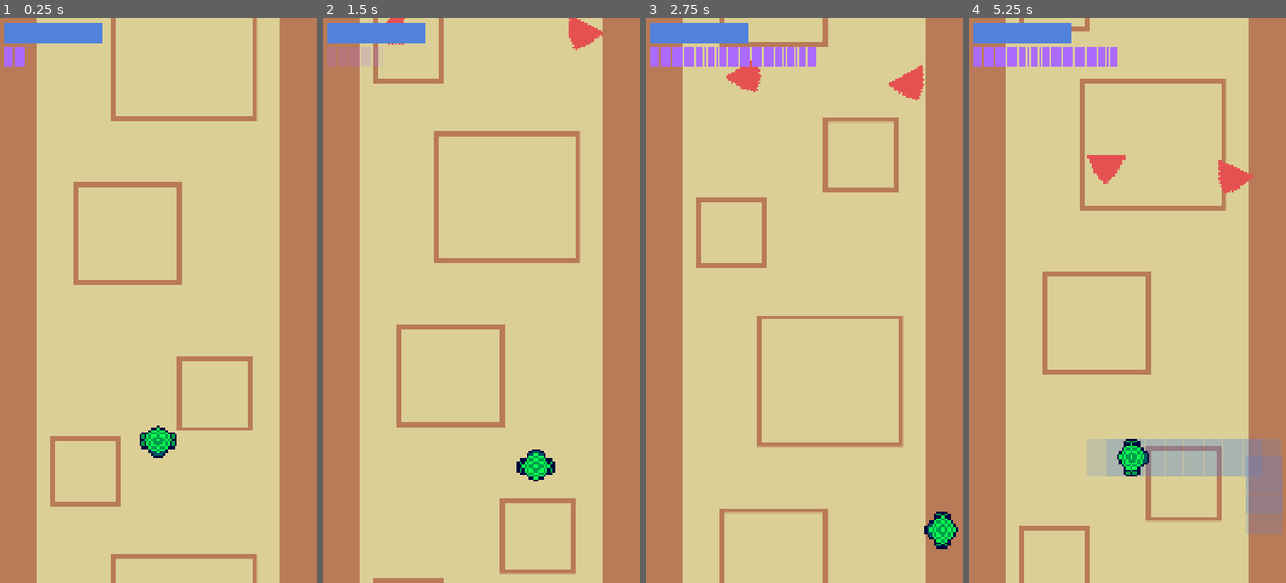
Above: before the commit, frames 1-4 (left to right).
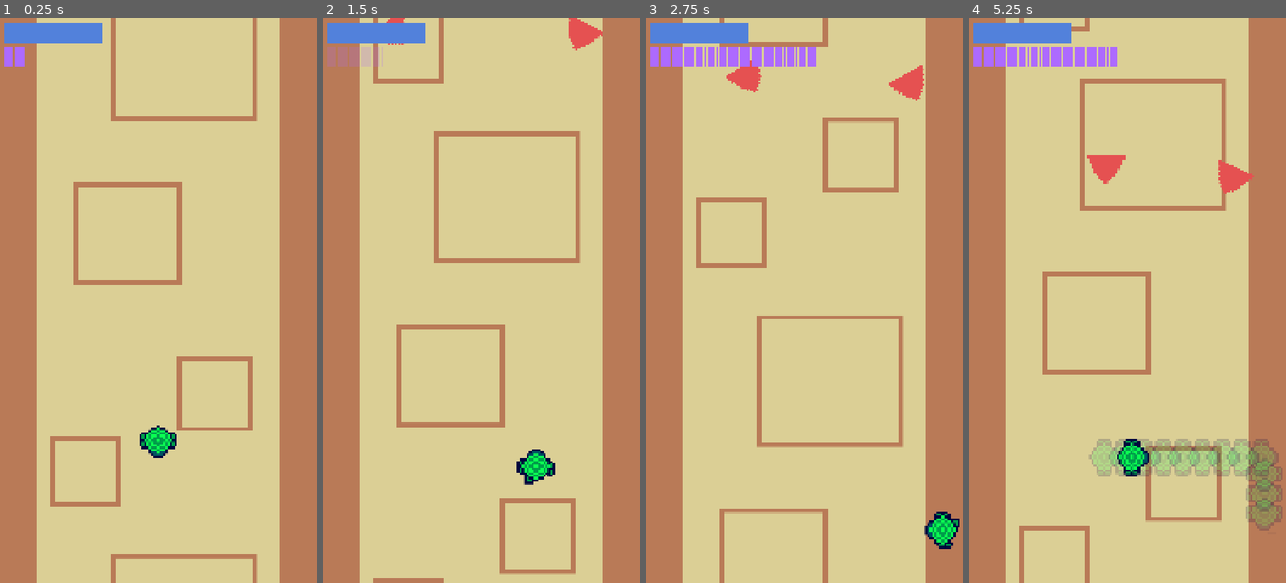
Above: after the commit, the same moments.

Repository: cormacoshaughnessey-maker/PanthersArcade
Game: Godot game, scene res://Scenes/game.tscn
Two runs of this game, one before a commit and one after it. Both use one fixed random seed, a clock stepped at 60 frames per second and the inputs below.
Inputs:
- Up to frame 1 (0.25 s): no input
- Up to frame 2 (1.5 s): hold Right (right) 0.53-1.28 s; hold Space (rewind) 0.53-1.28 s; hold Down (down) from 1.28 s (still down); tap Space (rewind) at 1.35 s
- Up to frame 3 (2.75 s): release Down (down) at 2.03 s; hold Right (right) from 2.03 s (still down); hold Space (rewind) from 2.03 s (still down)
- Up to frame 4 (5.25 s): release Right (right) at 2.78 s; release Space (rewind) at 2.78 s; hold Up (up) 2.78-3.53 s; tap Space (rewind) at 2.85, 4.35 s; hold Space (rewind) 3.53-4.28 s; hold Left (left) 3.53-5.03 s; hold Down (down) from 5.03 s (still down); hold Space (rewind) from 5.03 s (still down)

The runs differ from the first frame. In frame 1, less than 0.1% of the frame differs, in the area x 44-56%, y 72-78%; in frame 2, less than 0.1%; in frame 3, less than 0.1%; in frame 4, 4.8%, in the area x 37-99%, y 74-92%.

Commit message:
Add Player Animation
Preliminarily added animation to the player, including to rewinding

Diff:
--- a/panthers-arcade-game/Scenes/player.tscn
+++ b/panthers-arcade-game/Scenes/player.tscn
@@ -5,56 +5,61 @@
 
 [sub_resource type="AtlasTexture" id="AtlasTexture_6t5aa"]
 atlas = ExtResource("2_cvnsp")
-region = Rect2(0, 0, 16.08743, 16.235851)
+region = Rect2(0, 0, 128, 128)
+
+[sub_resource type="AtlasTexture" id="AtlasTexture_cvnsp"]
+atlas = ExtResource("2_cvnsp")
+region = Rect2(0, 0, 128, 128)
+
+[sub_resource type="AtlasTexture" id="AtlasTexture_vgqql"]
+atlas = ExtResource("2_cvnsp")
+region = Rect2(128, 0, 128, 128)
+
+[sub_resource type="AtlasTexture" id="AtlasTexture_fkybt"]
+atlas = ExtResource("2_cvnsp")
+region = Rect2(0, 128, 128, 128)
+
+[sub_resource type="SpriteFrames" id="SpriteFrames_x3wgy"]
+animations = [{
+"frames": [{
+"duration": 1.0,
+"texture": SubResource("AtlasTexture_6t5aa")
+}],
+"loop": true,
+"name": &"idle",
+"speed": 5.0
+}, {
+"frames": [{
+"duration": 1.0,
+"texture": SubResource("AtlasTexture_cvnsp")
+}, {
+"duration": 1.0,
+"texture": SubResource("AtlasTexture_vgqql")
+}, {
+"duration": 1.0,
+"texture": SubResource("AtlasTexture_cvnsp")
+}, {
+"duration": 1.0,
+"texture": SubResource("AtlasTexture_fkybt")
+}],
+"loop": true,
+"name": &"walk",
+"speed": 5.0
+}]
 
 [sub_resource type="RectangleShape2D" id="RectangleShape2D_v0iea"]
 size = Vector2(128, 128)
 
-[sub_resource type="Animation" id="Animation_cvnsp"]
-length = 0.001
-tracks/0/type = "value"
-tracks/0/imported = false
-tracks/0/enabled = true
-tracks/0/path = NodePath("Sprite2D:frame")
-tracks/0/interp = 1
-tracks/0/loop_wrap = true
-tracks/0/keys = {
-"times": PackedFloat32Array(0),
-"transitions": PackedFloat32Array(1),
-"update": 1,
-"values": [0]
-}
-
-[sub_resource type="Animation" id="Animation_6t5aa"]
-resource_name = "walk"
-tracks/0/type = "value"
-tracks/0/imported = false
-tracks/0/enabled = true
-tracks/0/path = NodePath("Sprite2D:frame")
-tracks/0/interp = 1
-tracks/0/loop_wrap = true
-tracks/0/keys = {
-"times": PackedFloat32Array(0, 0.2),
-"transitions": PackedFloat32Array(1, 1),
-"update": 1,
-"values": [0, 0]
-}
-
-[sub_resource type="AnimationLibrary" id="AnimationLibrary_vgqql"]
-_data = {
-&"RESET": SubResource("Animation_cvnsp"),
-&"walk": SubResource("Animation_6t5aa")
-}
-
 [node name="Player" type="CharacterBody2D" unique_id=103552615]
 collision_layer = 2
+motion_mode = 1
 script = ExtResource("1_v0iea")
 speed = 400.0
 
-[node name="Sprite2D" type="Sprite2D" parent="." unique_id=934160044]
-texture_filter = 1
-scale = Vector2(8, 8)
-texture = SubResource("AtlasTexture_6t5aa")
+[node name="AnimatedSprite2D" type="AnimatedSprite2D" parent="." unique_id=2073562979]
+sprite_frames = SubResource("SpriteFrames_x3wgy")
+animation = &"idle"
+autoplay = "idle"
 
 [node name="CollisionShape2D" type="CollisionShape2D" parent="." unique_id=642745912]
 shape = SubResource("RectangleShape2D_v0iea")
@@ -66,8 +71,5 @@
 [node name="InvincibilityCooldownTimer" type="Timer" parent="." unique_id=979426115]
 one_shot = true
 
-[node name="AnimationPlayer" type="AnimationPlayer" parent="." unique_id=1556231470]
-libraries/ = SubResource("AnimationLibrary_vgqql")
-
 [connection signal="timeout" from="RewindCooldownTimer" to="." method="_finish_rewind_cooldown"]
 [connection signal="timeout" from="InvincibilityCooldownTimer" to="." method="_on_invincibility_cooldown_timer_timeout"]
--- a/panthers-arcade-game/Scenes/player_projection.tscn
+++ b/panthers-arcade-game/Scenes/player_projection.tscn
@@ -1,9 +1,11 @@
-[gd_scene load_steps=0 format=3 uid="uid://j8uk1lr5rax6"]
+[gd_scene format=3 uid="uid://j8uk1lr5rax6"]
 
-[ext_resource type="Texture2D" uid="uid://bpfvugo5mdth" path="res://Assets/placeholder_player.png" id="1_k4jt3"]
+[ext_resource type="Texture2D" uid="uid://cgvg42e1klcap" path="res://Assets/player sprites.png" id="1_pg8rq"]
 [ext_resource type="Script" uid="uid://dxumimcpsyb7x" path="res://Scripts/player_projection.gd" id="2_pg8rq"]
 
 [node name="PlayerProjection" type="Sprite2D" unique_id=2130160567 groups=["player_projections"]]
 modulate = Color(1, 1, 1, 0.19607843)
-texture = ExtResource("1_k4jt3")
+texture = ExtResource("1_pg8rq")
+hframes = 2
+vframes = 2
 script = ExtResource("2_pg8rq")
--- a/panthers-arcade-game/Scripts/player.gd
+++ b/panthers-arcade-game/Scripts/player.gd
@@ -14,7 +14,7 @@
 @export var max_rewind_length_in_seconds := 1.5
 @export var rewind_speed := 2
 var max_rewind_length : float
-var rewind_data : Dictionary[String, Array] = {"position":[]}
+var rewind_data : Dictionary[String, Array] = {"position":[],"animation":[],"animation_frame":[],"animation_frame_progress":[],"rotation":[]}
 var rewind_on_cooldown := false
 var rewinding := false
 var attack_positions : Array[Vector2]
@@ -28,6 +28,7 @@
 @onready var ui = game_node.get_node("UI/HealthUI")
 @onready var hitbox := $CollisionShape2D
 @onready var invincibility_cooldown_timer := $InvincibilityCooldownTimer
+@onready var player_sprite := $AnimatedSprite2D
 
 var attack_scene := preload("res://Scenes/rewind_attack.tscn")
 var projection_scene := preload("res://Scenes/player_projection.tscn")
@@ -76,8 +77,16 @@
 func save_rewind_data(_delta: float) -> void:
 	if not rewinding:
 		rewind_data["position"].append(global_position)
+		rewind_data["animation"].append(player_sprite.animation)
+		rewind_data["animation_frame"].append(player_sprite.frame)
+		rewind_data["animation_frame_progress"].append(player_sprite.frame_progress)
+		rewind_data["rotation"].append(global_rotation)
 		if rewind_data_length() > max_rewind_length:
 			rewind_data["position"].pop_front()
+			rewind_data["animation"].pop_front()
+			rewind_data["animation_frame"].pop_front()
+			rewind_data["animation_frame_progress"].pop_front()
+			rewind_data["rotation"].pop_front()
 	#print(rewind_data)
 	pass
 
@@ -90,6 +99,9 @@
 			rewinding = true
 			global_position = rewind_data["position"].pop_back()
 			attack_positions.append(global_position)
+			player_sprite.play(rewind_data["animation"].pop_back())
+			player_sprite.set_frame_and_progress(rewind_data["animation_frame"].pop_back(), rewind_data["animation_frame_progress"].pop_back())
+			global_rotation = rewind_data["rotation"].pop_back()
 		else:
 			start_rewind_cooldown()
 
@@ -112,13 +124,15 @@
 func spawn_projection_trail() -> void:
 	for i in rewind_data_length():
 		if i % 10 == 0:
-			spawn_projection(rewind_data["position"].get(i))
+			spawn_projection(i)
 
 
  # INFO: Spawn a single projection of the player; used for the path of rewinding
-func spawn_projection(projection_position:Vector2) -> void:
+func spawn_projection(rewind_index:int) -> void:
 	var projection_var = projection_scene.instantiate()
-	projection_var.global_position = projection_position
+	projection_var.global_position = rewind_data["position"].get(rewind_index)
+	projection_var.global_rotation = rewind_data["rotation"].get(rewind_index)
+	#projection_var.frame = rewind_data["animation_frame"].get(rewind_index)
 	player_projections.call_deferred("add_child", projection_var)
 
 
@@ -182,4 +196,7 @@
 	move_and_slide()
 	if velocity.length() > 0:
 		rotation = velocity.angle() + PI/2
+		player_sprite.animation = "walk"
+	else:
+		player_sprite.animation = "idle"
 #endregion
Binary file changed: panthers-arcade-game/Assets/player sprites.png
